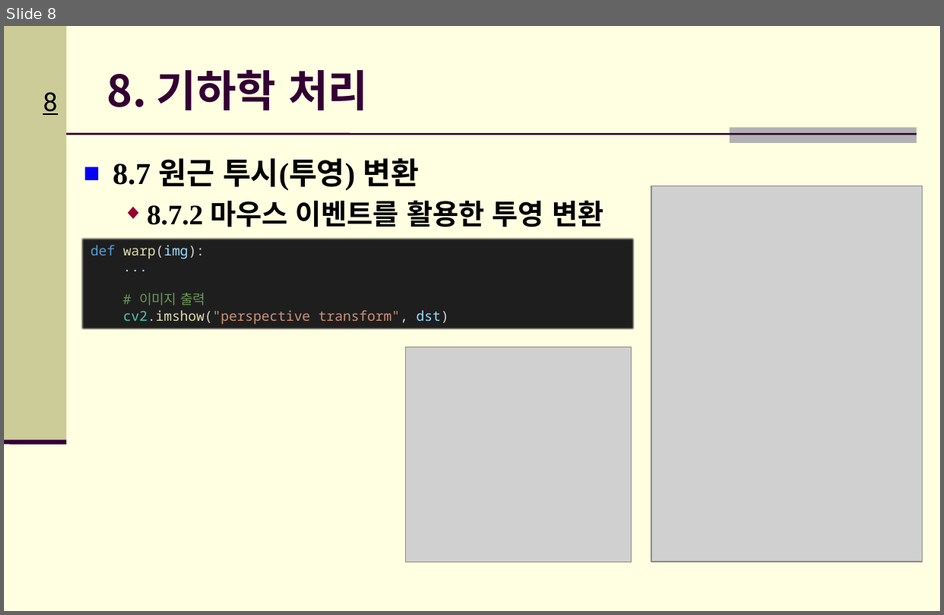
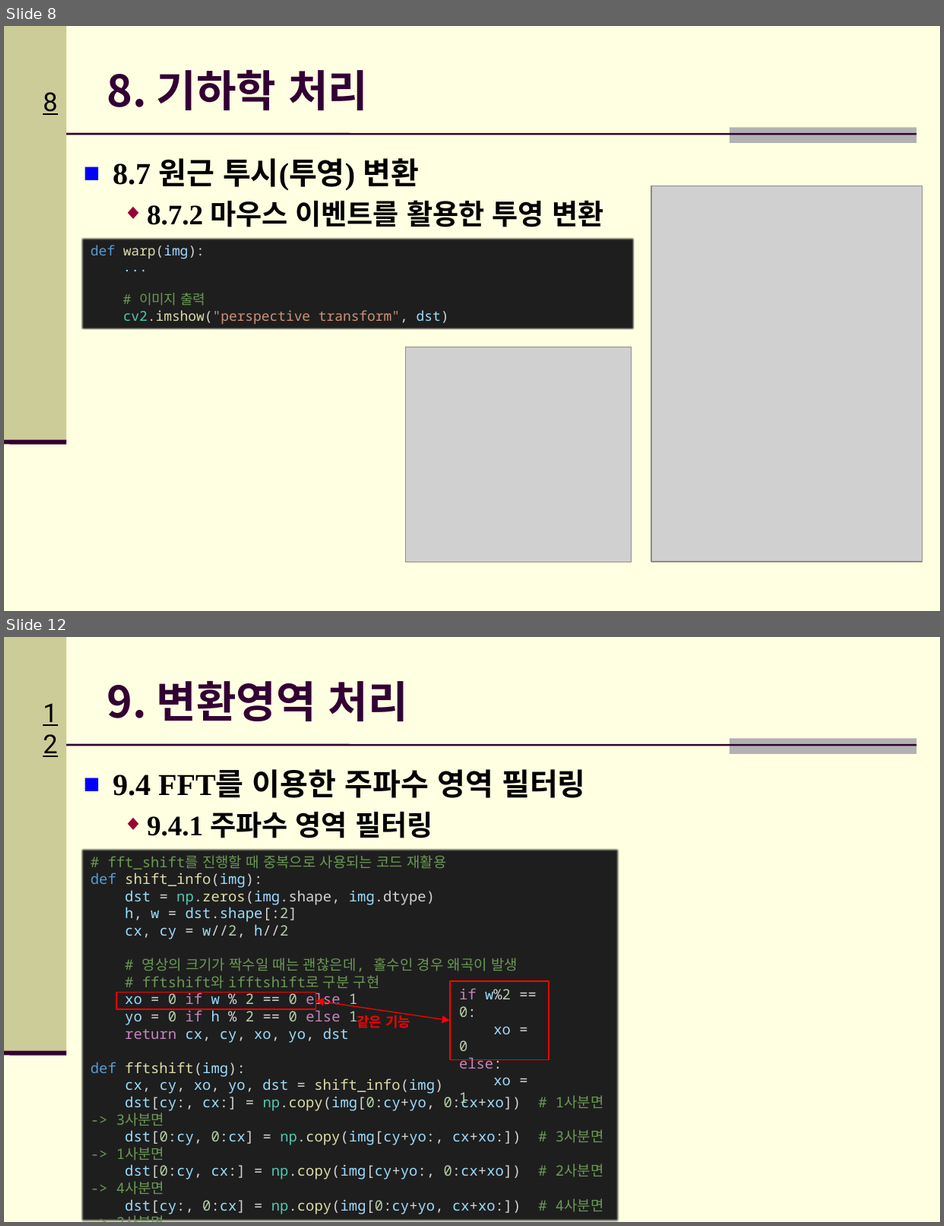
Before and after one commit to Hitbee-dev/OpenCV-Python, a slide deck: 2022-12-06/documents/CH_08 기하학 처리 & CH_09 변환영역 처리.pptx. Shown one above the other, each under a label of ours: slide 8 before the commit, slides 8 and 12 after it; the slides between them are not shown. The pictures are 944x615 and 944x1226 pixels, drawn with LibreOffice and Linux fonts; fonts in the diff are those of the drawing; grey boxes stand for pictures; background and template pictures are left out. Boxes give left, top, right and bottom in pixels: in the first picture for what was removed or moved away, otherwise in the second. Text is boxed around its words. In the diff, an @@ line names an element or a change of style, - is before the commit and + after.

Commit message:
:memo: Update: CH_09 변환 영역 처리 PPT 자료 추가

```diff
--- a/2022-12-06/documents/CH_08 기하학 처리 & CH_09 변환영역 처리.pptx
+++ b/2022-12-06/documents/CH_08 기하학 처리 & CH_09 변환영역 처리.pptx
@@ slide 12 added at box(4, 637, 940, 1222), background #FFFFE1; not listed: 5 template elements that a slide beside it also shows @@
@@ title added at box(107, 681, 408, 721), 33.3 pt, text #330033, bold @@
+9. 변환영역 처리
@@ text added at box(113, 769, 586, 838), 23.3 pt, text #000000, bold @@
+■ 9.4 FFT를 이용한 주파수 영역 필터링
+  ◆ 9.4.1 주파수 영역 필터링
@@ rectangle added at box(82, 848, 620, 1222), fill #1E1E1E, 11 pt, text #9CDCFE @@
+# fft_shift를 진행할 때 중복으로 사용되는 코드 재활용
+def shift_info(img):
+dst = np.zeros(img.shape, img.dtype)
+h, w = dst.shape[:2]
+cx, cy = w//2, h//2
+# 영상의 크기가 짝수일 때는 괜찮은데, 홀수인 경우 왜곡이 발생
+# fftshift와 ifftshift로 구분 구현
+xo = 0 if w % 2 == 0 else 1
+yo = 0 if h % 2 == 0 else 1
+return cx, cy, xo, yo, dst
+def fftshift(img):
+cx, cy, xo, yo, dst = shift_info(img)
+dst[cy:, cx:] = np.copy(img[0:cy+yo, 0:cx+xo]) # 1사분면 -> 3사분면
+dst[0:cy, 0:cx] = np.copy(img[cy+yo:, cx+xo:]) # 3사분면 -> 1사분면
+dst[0:cy, cx:] = np.copy(img[cy+yo:, 0:cx+xo]) # 2사분면 -> 4사분면
+dst[cy:, 0:cx] = np.copy(img[0:cy+yo, cx+xo:]) # 4사분면 -> 2사분면
+return dst
+def FFT(image):
@@ rectangle added at box(116, 992, 316, 1009), outline #FF0000 1 pt @@
@@ double arrow added from (316, 1001) to (449, 1021), #FF0000 0.75 pt @@
@@ rectangle added at box(449, 981, 549, 1060), fill #1E1E1E, outline #FF0000 1 pt, 11 pt, text #D4D4D4 @@
+if w%2 == 0:
+xo = 0
+else:
+xo = 1
@@ text added at box(357, 1013, 411, 1028), 10.5 pt, text #FF0000, bold @@
+같은 기능
```
Also in this commit, not shown: 10 other slides added.
